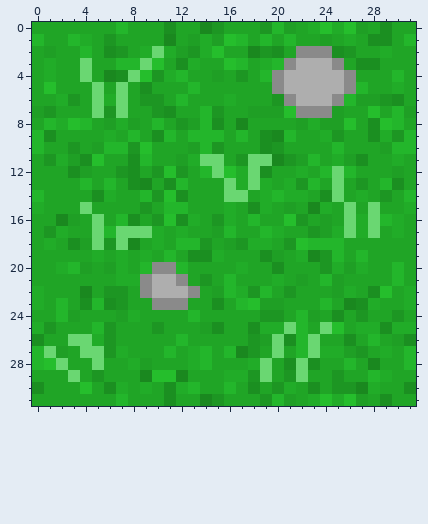
Two versions of one pixel-art sprite, Assets/Sprites/TerrainGrass/Grass-RocksSquare.png. The picture above is the old version.
The file is 32x32 pixels. Colours within 5 levels of each other are drawn and written as one.
The same view after the edit:
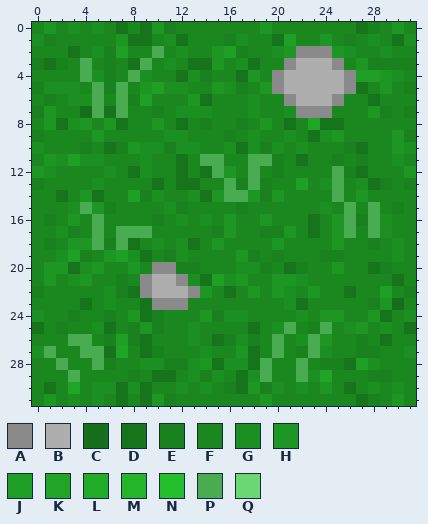
Palette (. is transparent): A #8a8a8a  B #aeaeae  C #156e1a  D #16751b  E #19811e  F #1a881f  G #1b8f21  H #1d9623  J #1f9f25  K #20a526  L #21ac28  M #23b62b  N #25be2c  P #4aac50  Q #6ad772
What changed:
Changed rows in their new state; - is an unchanged pixel.
first column x 0:
 0 FHFGFGFDFDHEFF-FFFF-FFFFFFFDEFHF
 1 GEFFFFFHDDFGDFFFEGFFDJFFHFEF-FDG
 2 FFFDFGEJFFPFGFFHJE-F-H---HGFFGFF
 3 EDEFPFEFDPFGFDDHFGDFF-----FHEEEE
 4 FFFFPGEFPGFFDGEFFDHF-------JJHGF
 5 EGGGFPEPFHJGGFFHGEFH-------DFHFE
 6 FEFGGPFPEJFFFHDFFFGFF-----FFDFFF
 7 E-FFCPDPFFEFGGGFFFGFFG---FFFHEFE
 8 FHDGHFHDFFHFDFEFFEFHFDFKDDFFFFFF
 9 EFFFFHFFFFFGGFFFEFGF-GFDG-FFFF-E
10 GFFFEFDE-GGEGGFFGDGEGFGFFFEDFFHG
11 F-G--GFFFGFFDFPPFFPPEFDFFEFEFFGF
12 HGFFFFGFDGFFDFDPHFPFEFFFFPEDFFFH
13 EFFFFGFFF-DFDDFFPEPEFFJFGPFGDEFE
14 FFDFHDFFJEGFFGDHPPHEHFFFFPFHFFFF
15 FFFGPHEFFFFGEFFFFEFFFFF-GFPFPFEF
16 FE-HFPFFFFEF-FGFHFFHFFFDFHPEPGFF
17 FFGEFPFPPPFFFFFEHFFEEHFDFHPFPGFF
18 FEFHHPEPDFGFGDFHFFFFHFFFFHFFEFGF
19 FFGJEFHJGDFEGFFFFHEFEFF-EEFFFFGF
20 FHHDGHFFHF--EEFFFGGEFDEFFHFFDEFF
21 FHFGHFFEF----GDJGHFFHHGFFFFFFFDF
22 EFFF-FGED-----HFDF-FHGFHFFDFFJFE
23 FFFFDF-FFD---FFFFFFFFGDFFF-FEHCF
24 GFFEFFEFHDEFFFHEGGFFFFGFHHFFHDFG
25 DFEFFGDFEHEFFGFFFFDFGPFEPFGHF-FD
26 FFFPPFEJEDFFFGFDEGEFPFGPHFFEFDFF
27 GPFFPPDKFDEFFFGFFHDFPFEPGFFEEFFG
28 FFPFFPEFFGGEEGHDGGDPFFPFEEDJGFFF
29 FFFPFFFFE-DD-GEGFDGPFFPG-FFFEEFF
30 FDF-FG-DGDFFGFGFEDHEGFGFHFD-GFGF
31 FHFGFGFDFDHEFF-FFFF-FFFFFFFDEFHF
